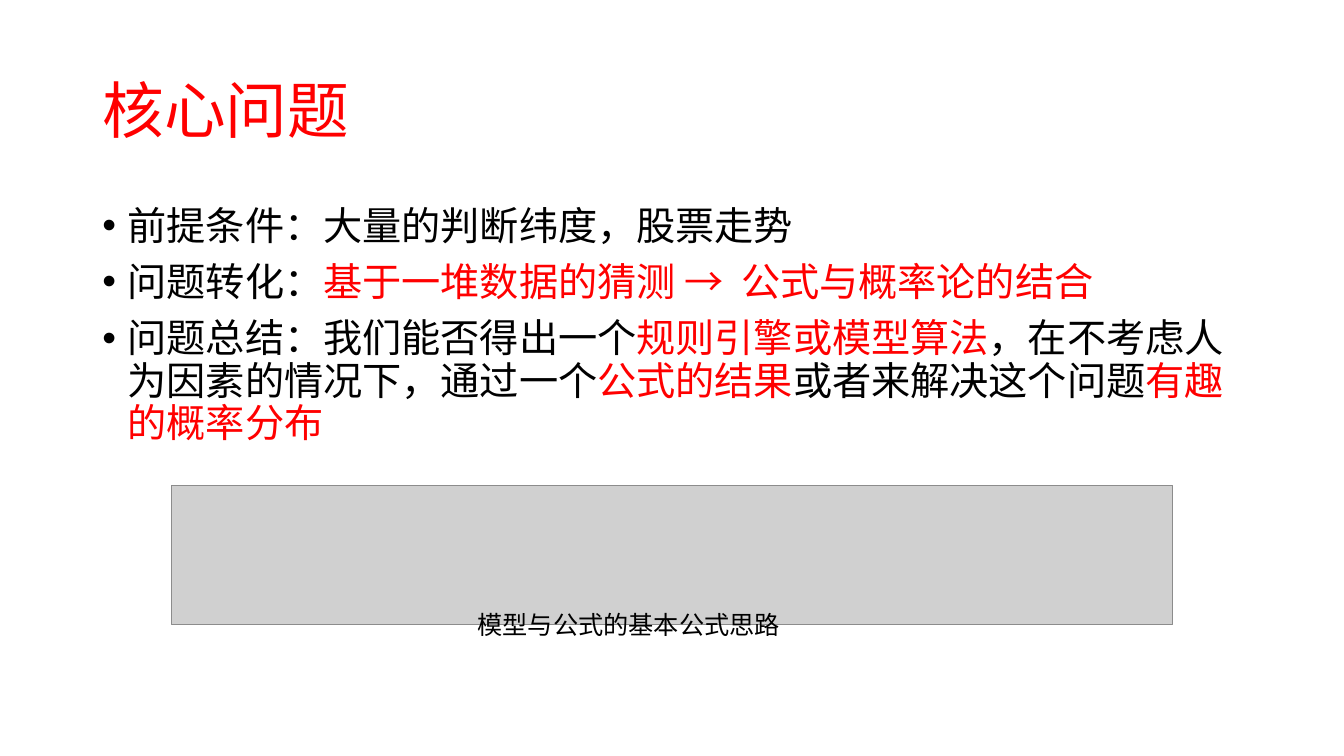
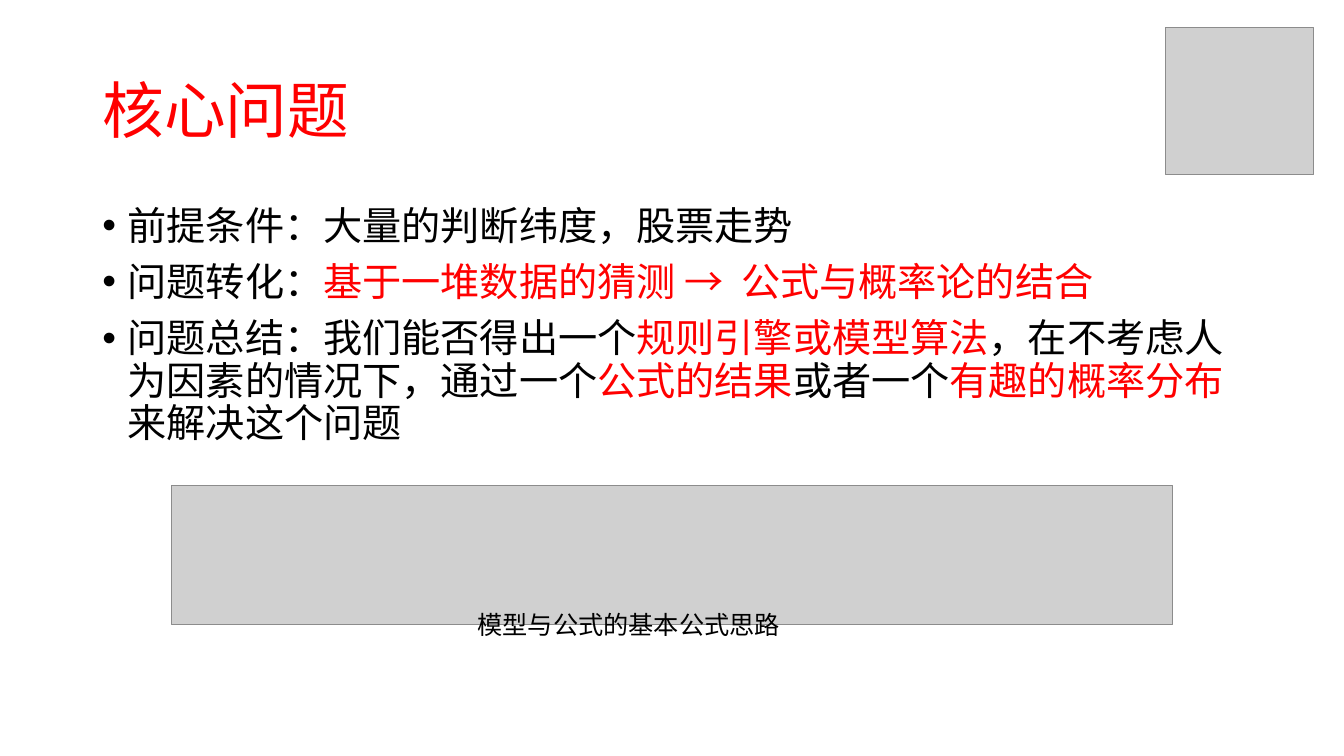
Before and after one commit to xuzj157/StockSyn, a slide deck: slide 6 of doc/股票分析预测系统.pptx (slide 5 before the commit). Drawn at 1344x756 pixels with LibreOffice and Linux fonts; fonts in the diff are those of the drawing; grey boxes stand for pictures. Boxes give left, top, right and bottom in pixels: in the first picture for what was removed or moved away, otherwise in the second. Text is boxed around its words. In the diff, an @@ line names an element or a change of style, - is before the commit and + after.

```diff
--- a/doc/股票分析预测系统.pptx
+++ b/doc/股票分析预测系统.pptx
@@ picture added at bbox=[1166, 27, 1315, 174] @@
@@ text at bbox=[128, 319, 1224, 440]: text changed @@
-• 问题总结：我们能否得出一个规则引擎或模型算法，在不考虑人为因素的情况下，通过一个公式的结果或者来解决这个问题有趣的概率分布
+• 问题总结：我们能否得出一个规则引擎或模型算法，在不考虑人为因素的情况下，通过一个公式的结果或者一个有趣的概率分布来解决这个问题
```
Also in this commit, not shown: 8 other slides changed, 9 slides added, 1 other file.
